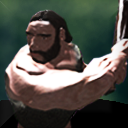
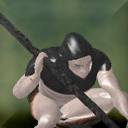
Layer changes from the first 128 × 128 image to the second:
renamed "Layer 5" to "Bevel - Buttons (Fat Shapes), Stretched Plastic (modified)", opacity 54% → 20%, blend normal → hard light, moved it above "Layer 7", painted on it over [0,0,128,128]
renamed "Layer 6" to "Layer 7", hid it, moved it above "Matiz/Saturação 1", painted on it over [0,11,128,128]
renamed "Bevel - Buttons (Fat Shapes), Stretched Plastic (modified)" to "Matiz/Saturação 1", hid it, opacity 20% → 100%, blend hard light → normal, painted on it, masked it over [0,0,128,128]
renamed "Brightness/Contrast 1" to "Camada 2", painted on it, unmasked it over [29,76,34,83]
added layer "Camada 3" above "Camada 1" over [0,2,128,128]
renamed "Layer 7" to "Camada 1", hid it, blend linear light → normal, painted on it over [0,0,128,128]
renamed "Layer 3" to "Layer 2", hid it, moved it above "Layer 6", painted on it over [0,7,124,128]
renamed "Layer 4" to "Layer 6", blend normal → linear light, painted on it over [0,0,128,128]
added layer "Layer 5" above "Layer 4" over [0,97,128,128]
added layer "Layer 4" (54%) above "Layer 3" over [0,0,128,128]
added layer "Layer 3" above "Layer 1" over [0,0,128,128]
renamed "Layer 2" to "Layer 1", moved it below "Layer 3", painted on it over [4,0,128,128]
